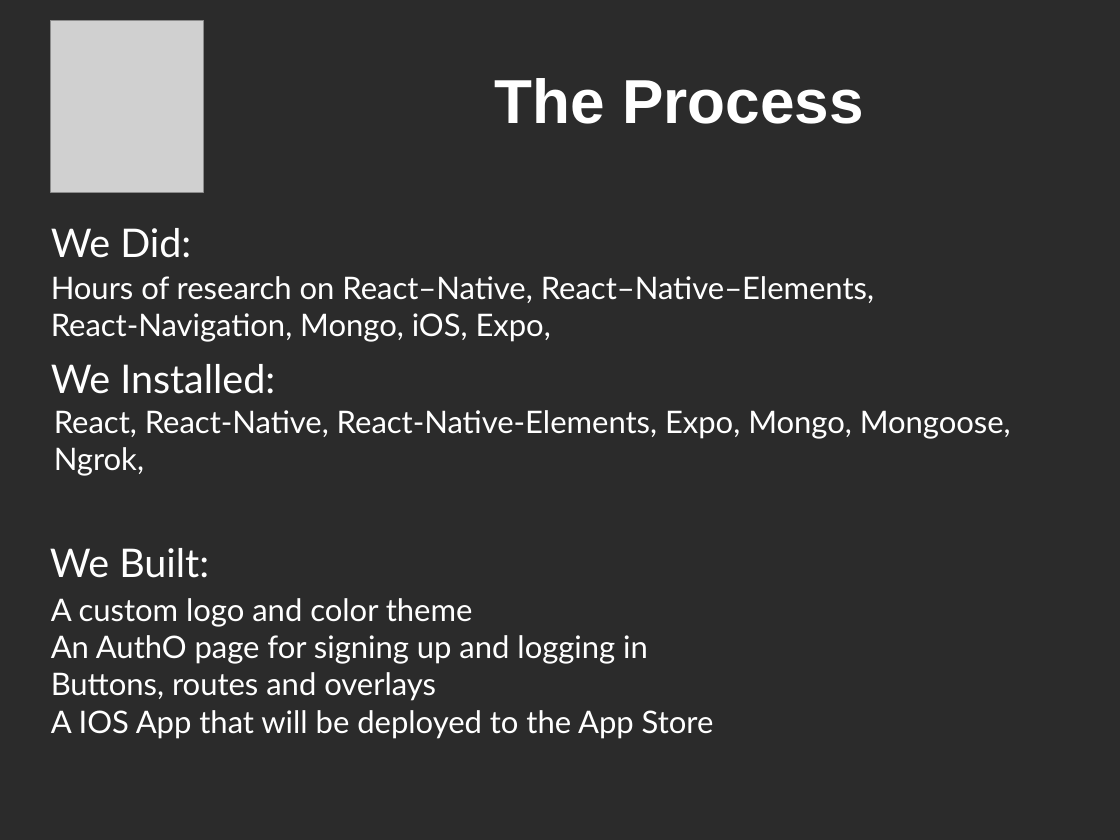
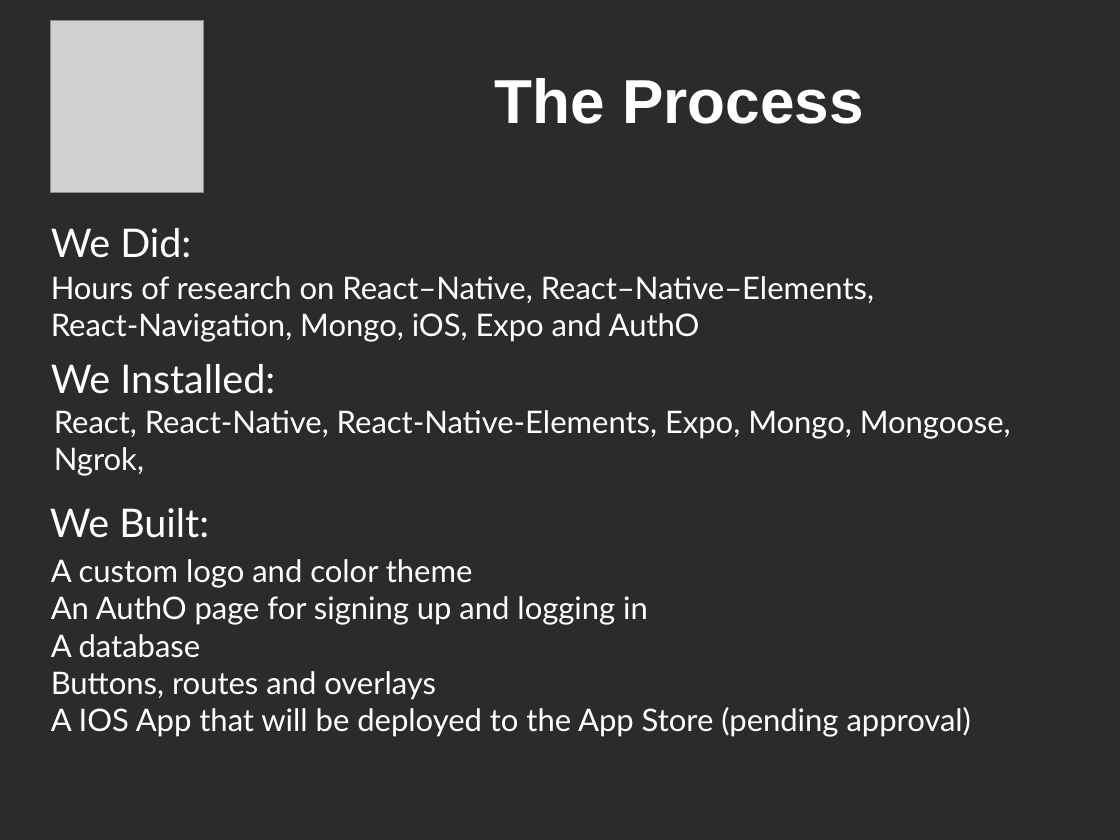
Before and after one commit to swhufnagel/Project-3, a slide deck: slide 2 of PowerPoint-SayHay/SayHayPresentation.odp. Drawn at 1120x840 pixels with LibreOffice and Linux fonts; fonts in the diff are those of the drawing; grey boxes stand for pictures; background and template pictures are left out; a plain dark background stands for a picture behind light text. Boxes give left, top, right and bottom in pixels: in the first picture for what was removed or moved away, otherwise in the second. Text is boxed around its words. In the diff, an @@ line names an element or a change of style, - is before the commit and + after.

```diff
--- a/PowerPoint-SayHay/SayHayPresentation.odp
+++ b/PowerPoint-SayHay/SayHayPresentation.odp
@@ text at box(51, 313, 700, 342): text changed @@
-React-Navigation, Mongo, iOS, Expo,
+React-Navigation, Mongo, iOS, Expo and AuthO
@@ text "We Built:": place and size @@
-text "We Built:" at box(50, 548, 209, 578)
+text "We Built:" at box(50, 508, 209, 538)
@@ text "A custom logo and color ...": place and size @@
-text "A custom logo and color ..." at box(51, 598, 714, 739)
+text "A custom logo and color ..." at box(51, 559, 972, 737)
@@ text at box(51, 634, 201, 658): paragraph added @@
+A database
@@ text at box(51, 707, 972, 737): text changed @@
-A IOS App that will be deployed to the App Store
+A IOS App that will be deployed to the App Store (pending approval)
```
Also in this commit, not shown: 4 other slides changed, 1 slide added, 1 other file.
